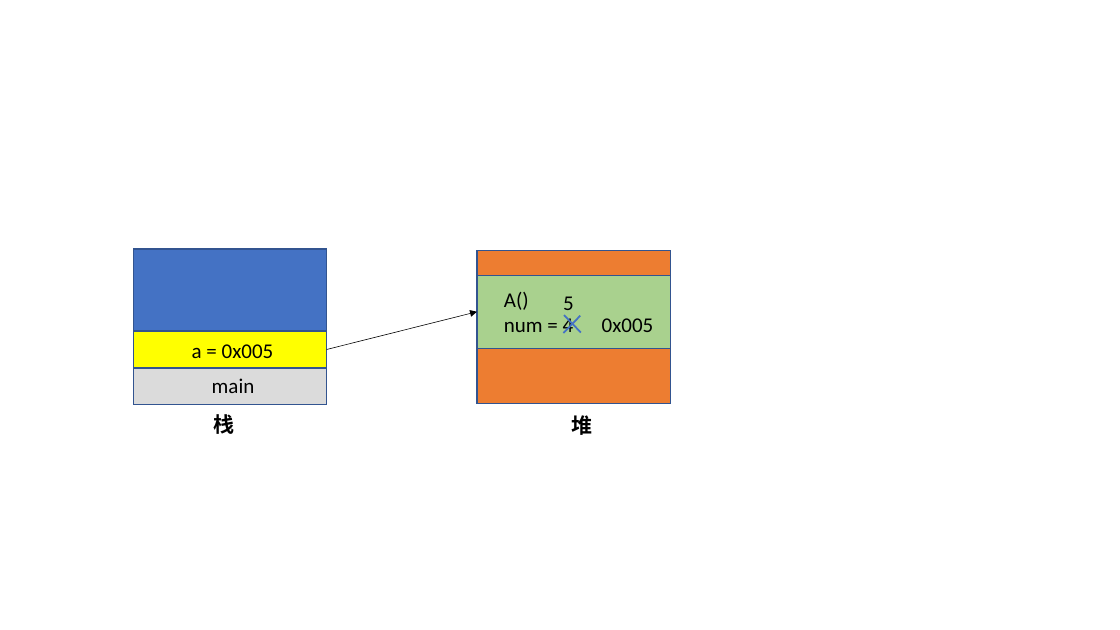
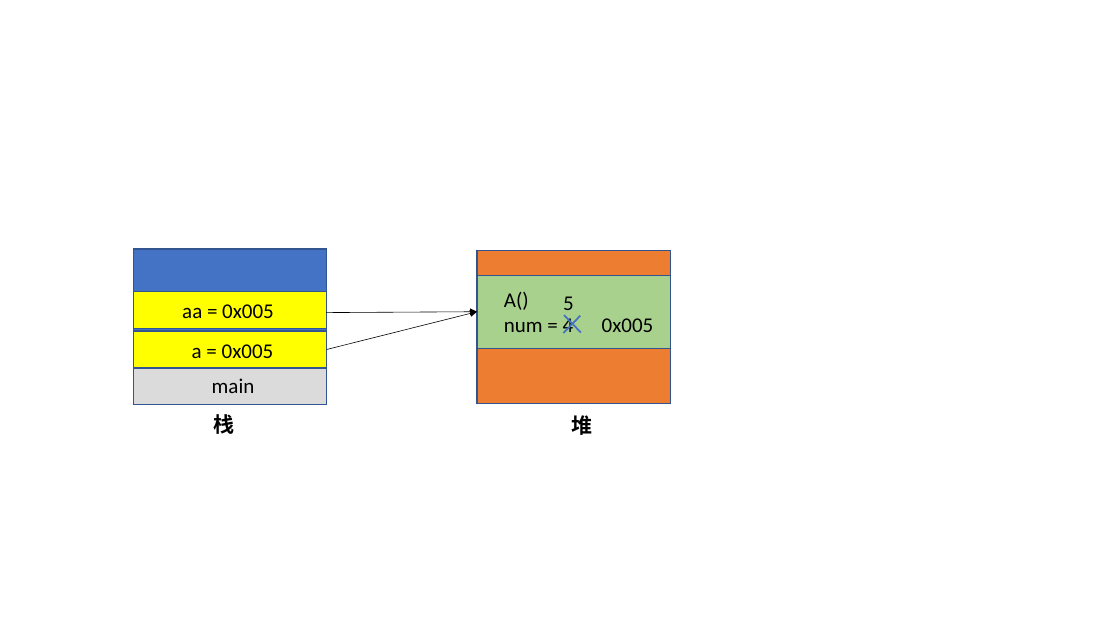
Before and after one commit to zhengdunhao/UploadFiles, a slide deck: slide 2 of ImagePPT.pptx. Drawn at 1120x630 pixels with LibreOffice and Linux fonts; fonts in the diff are those of the drawing. Boxes give left, top, right and bottom in pixels: in the first picture for what was removed or moved away, otherwise in the second. Text is boxed around its words. In the diff, an @@ line names an element or a change of style, - is before the commit and + after.

```diff
--- a/ImagePPT.pptx
+++ b/ImagePPT.pptx
@@ rectangle added at bbox=[133, 292, 326, 329], fill #FFFF00, outline #325491 1 pt @@
@@ text added at bbox=[182, 304, 274, 318], 18 pt, text #000000 @@
+aa = 0x005
@@ arrow added from (326, 313) to (477, 312), #000000 0.5 pt @@
```
Also in this commit, not shown: 1 slide added, 1 other file.
